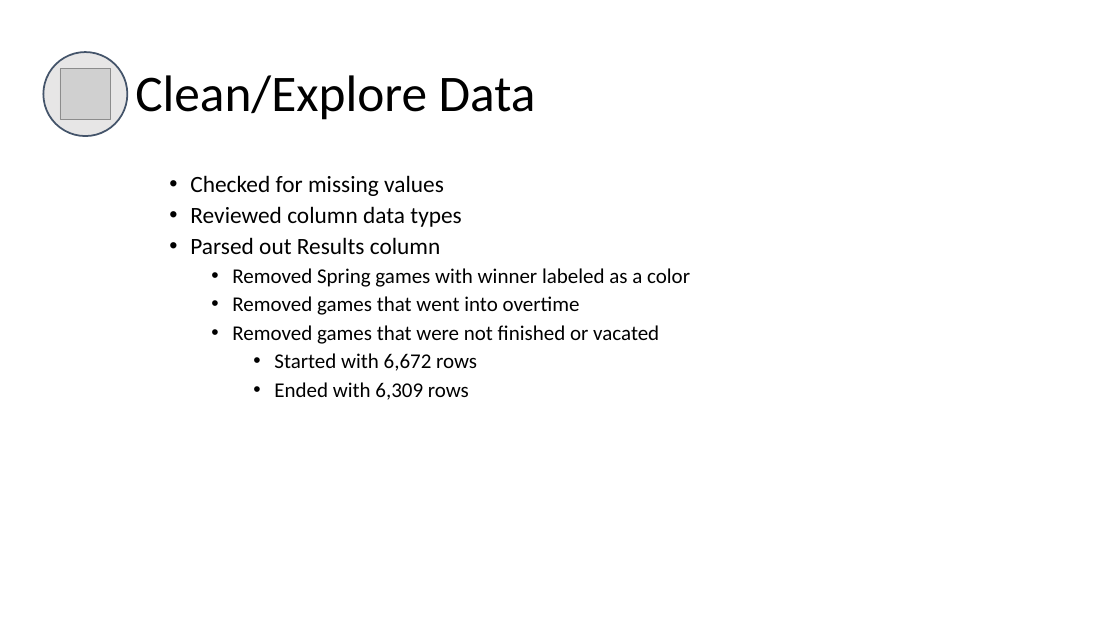
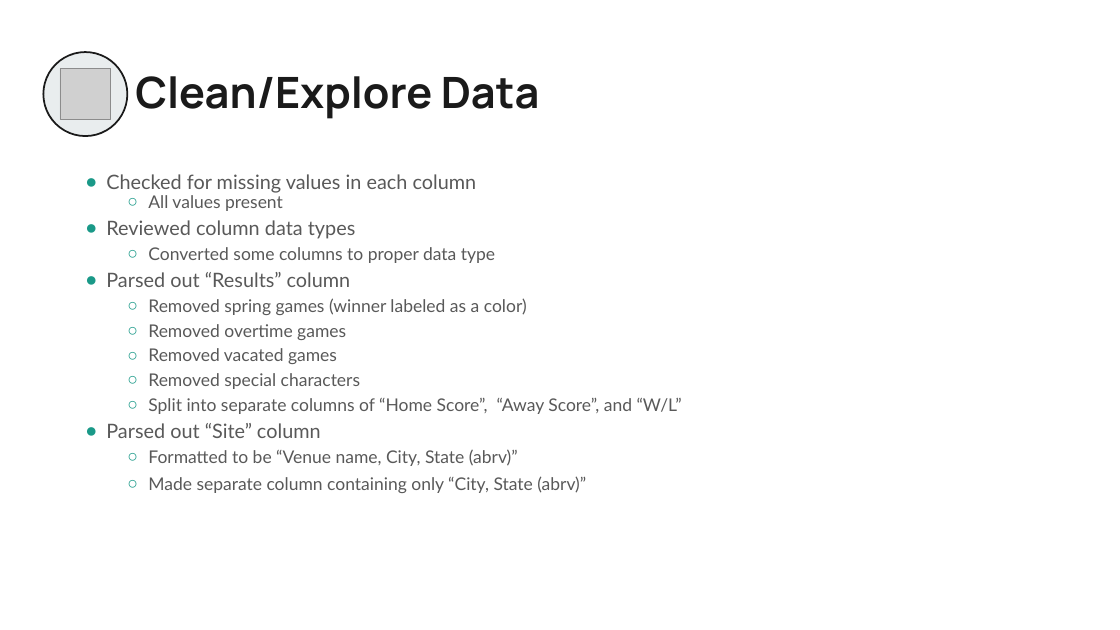
Before and after one commit to AndyGoodwin16/CFBGamesVSWeather, a slide deck: slide 5 of Project 1.pptx (slide 6 before the commit). Drawn at 1120x630 pixels with LibreOffice and Linux fonts; fonts in the diff are those of the drawing; grey boxes stand for pictures. Boxes give left, top, right and bottom in pixels: in the first picture for what was removed or moved away, otherwise in the second. Text is boxed around its words. In the diff, an @@ line names an element or a change of style, - is before the commit and + after.

Commit message:
Update to Presentation

```diff
--- a/Project 1.pptx
+++ b/Project 1.pptx
@@ ellipse at [44,52,128,136]: fill #E7E6E6 to #E9EDEE; outline #44546A 1.5 pt to #1A1A1A 1.5 pt @@
@@ title "Clean/Explore Data" at [135,76,540,119]: size 44 to 37 pt, font Calibri to Manrope, text colour #000000 to #1A1A1A, bold on @@
@@ text at [106,174,477,211]: text changed; size 20 to 17 pt; font Calibri to Lato; text colour #000000 to #595959 @@
-    • Checked for missing values
+● Checked for missing values in each column
+  ○ All values present
@@ text at [106,220,356,239]: size 20 to 17 pt, font Calibri to Lato, text colour #000000 to #595959 in "Reviewed column data types"; bullet • to ●; list level 3 to 1 in "Reviewed column data types" @@
@@ text at [106,247,682,493]: text changed; size 18 to 15 pt; font Calibri to Lato; text colour #000000 to #595959 @@
-    • Parsed out Results column
-      • Removed Spring games with winner labeled as a color
-      • Removed games that went into overtime
-      • Removed games that were not finished or vacated
-        • Started with 6,672 rows
-        • Ended with 6,309 rows
+  ○ Converted some columns to proper data type
+● Parsed out “Results” column
+  ○ Removed spring games (winner labeled as a color)
+  ○ Removed overtime games
+  ○ Removed vacated games
+  ○ Removed special characters
+  ○ Split into separate columns of “Home Score”, “Away Score”, and “W/L”
+● Parsed out “Site” column
+  ○ Formatted to be “Venue name, City, State (abrv)”
+  ○ Made separate column containing only “City, State (abrv)”
```
Also in this commit, not shown: 7 other slides changed, 4 slides added, 5 slides removed.
